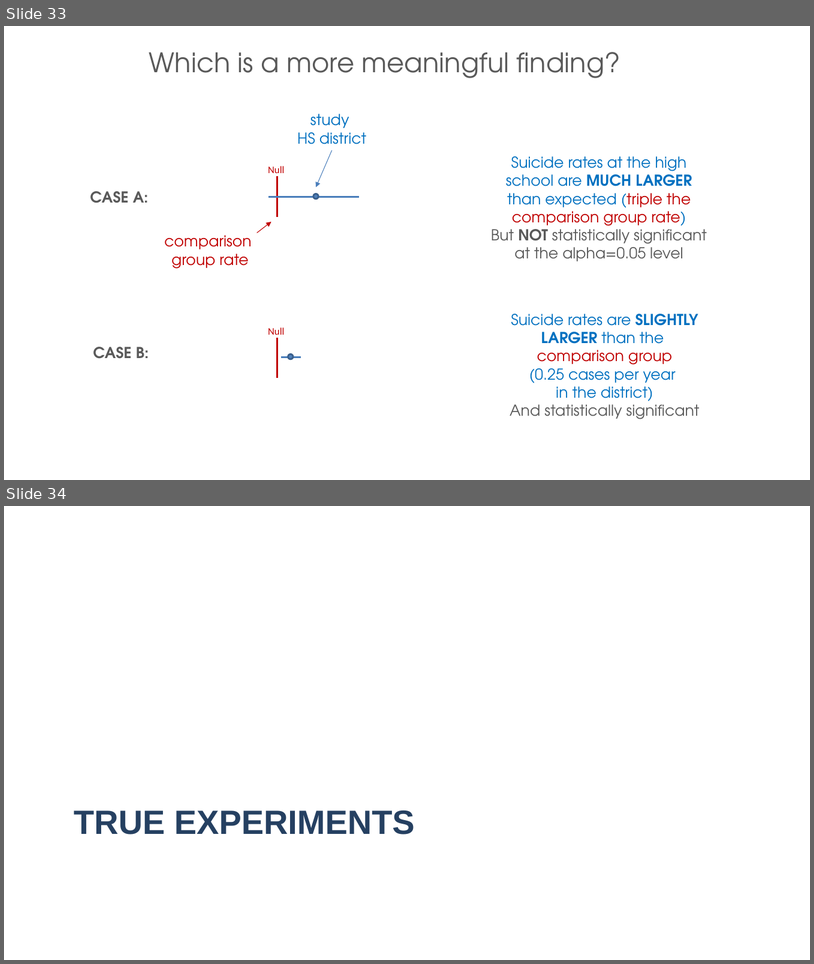
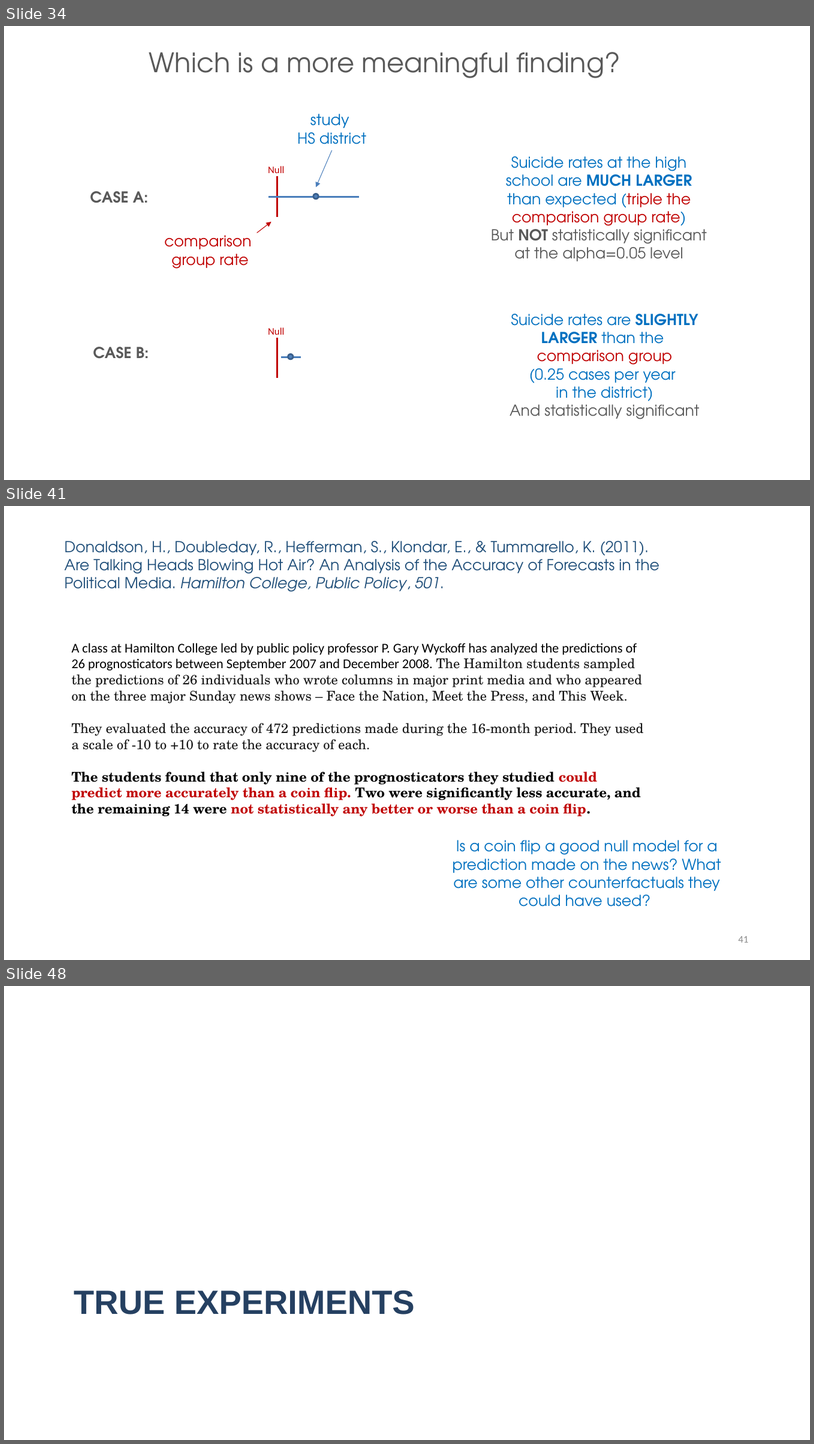
Before and after one commit to DS4PS/cpp-524-spr-2020, a slide deck: lectures/p-01-intro-to-counterfactuals.pptx. Shown one above the other, each under a label of ours: slides 33 and 34 before the commit, slides 34, 41 and 48 after it; the slides between them are not shown. The pictures are 814x964 and 814x1444 pixels, drawn with LibreOffice and Linux fonts; fonts in the diff are those of the drawing. Boxes give left, top, right and bottom in pixels: in the first picture for what was removed or moved away, otherwise in the second. Text is boxed around its words. In the diff, an @@ line names an element or a change of style, - is before the commit and + after.

```diff
--- a/lectures/p-01-intro-to-counterfactuals.pptx
+++ b/lectures/p-01-intro-to-counterfactuals.pptx
@@ slide 41 added at [4,506,810,960], background #FFFFFF @@
@@ text added at [65,541,660,592], 18 pt, text #1F4E79 @@
+Donaldson, H., Doubleday, R., Hefferman, S., Klondar, E., & Tummarello, K. (2011). Are Talking Heads Blowing Hot Air? An Analysis of the Accuracy of Forecasts in the Political Media. Hamilton College, Public Policy, 501.
@@ text added at [72,643,644,816], 16 pt, text #151515 @@
+A class at Hamilton College led by public policy professor P. Gary Wyckoff has analyzed the predictions of 26 prognosticators between September 2007 and December 2008. The Hamilton students sampled the predictions of 26 individuals who wrote columns in major print media and who appeared on the three major Sunday news shows – Face the Nation, Meet the Press, and This Week.
+They evaluated the accuracy of 472 predictions made during the 16-month period. They used a scale of -10 to +10 to rate the accuracy of each.
+The students found that only nine of the prognosticators they studied could predict more accurately than a coin flip. Two were significantly less accurate, and the remaining 14 were not statistically any better or worse than a coin flip.
@@ text added at [453,840,721,906], 18 pt, text #0070C0 @@
+Is a coin flip a good null model for a prediction made on the news? What are some other counterfactuals they could have used?
@@ page number added at [738,936,749,942], 12 pt, text #8C8C8C @@
+41
@@ what was slide 33 is now slide 34 @@
@@ what was slide 34 is now slide 48 @@
```
Also in this commit, not shown: 2 slides changed, 13 other slides added, 6 other files.
